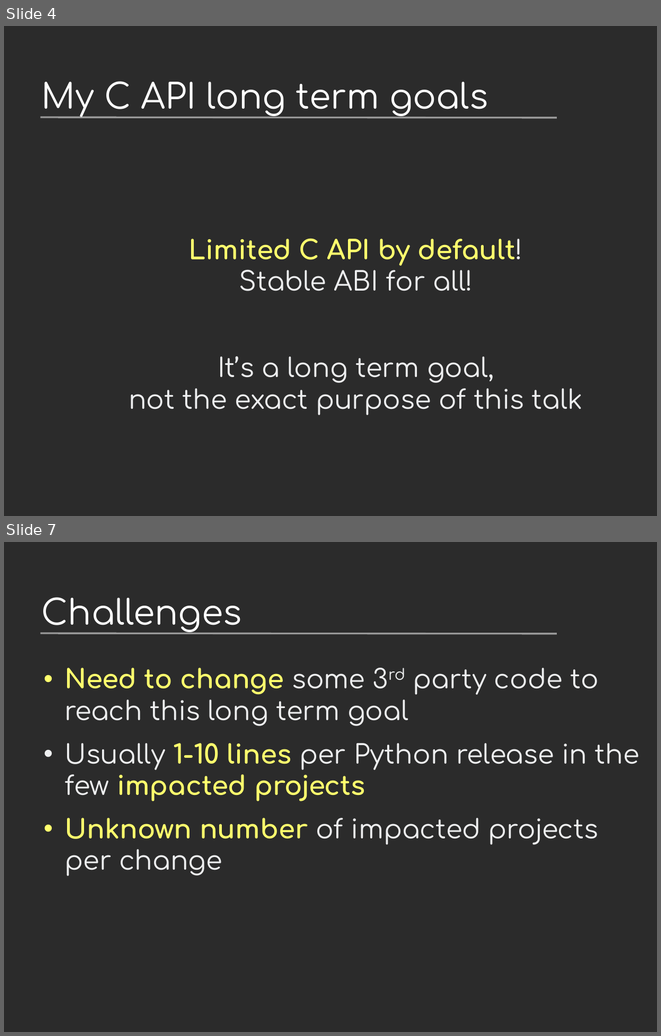
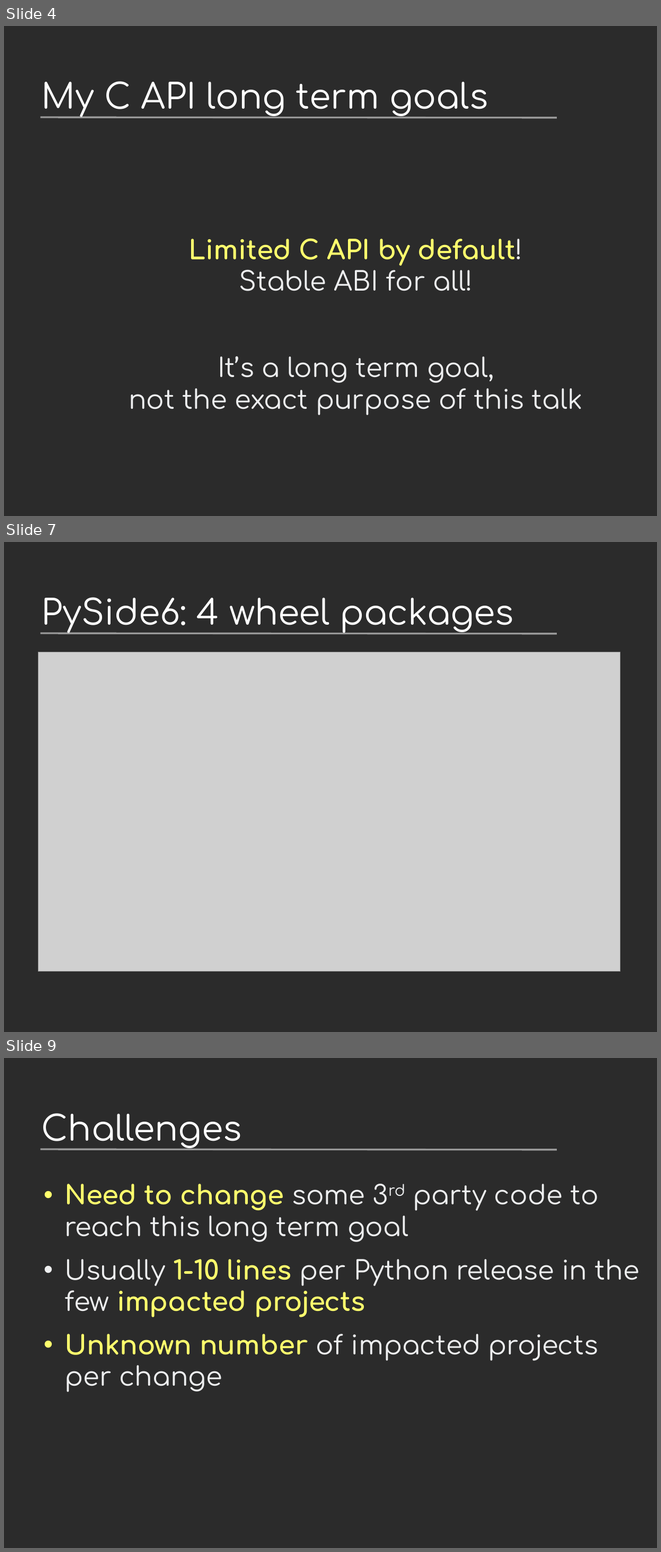
Before and after one commit to vstinner/talks, a slide deck: 2024-EuroPython/c-api.odp. Shown one above the other, each under a label of ours: slides 4 and 7 before the commit, slides 4, 7 and 9 after it; the slides between them are not shown. The pictures are 661x1036 and 661x1552 pixels, drawn with LibreOffice and Linux fonts; fonts in the diff are those of the drawing; grey boxes stand for pictures; background and template pictures are left out; a plain dark background stands for a picture behind light text. Boxes give left, top, right and bottom in pixels: in the first picture for what was removed or moved away, otherwise in the second. Text is boxed around its words. In the diff, an @@ line names an element or a change of style, - is before the commit and + after.

```diff
--- a/2024-EuroPython/c-api.odp
+++ b/2024-EuroPython/c-api.odp
@@ slide 7 added at (4,542,657,1032), background picture (left out); not listed: 1 template element that a slide beside it also shows @@
@@ title added at (42,597,514,633), 42 pt, text #FFFFFF @@
+PySide6: 4 wheel packages
@@ picture added at (38,652,621,972) @@
@@ what was slide 7 is now slide 9 @@
```
Also in this commit, not shown: 2 slides changed, 1 other slide added, 1 other file.
